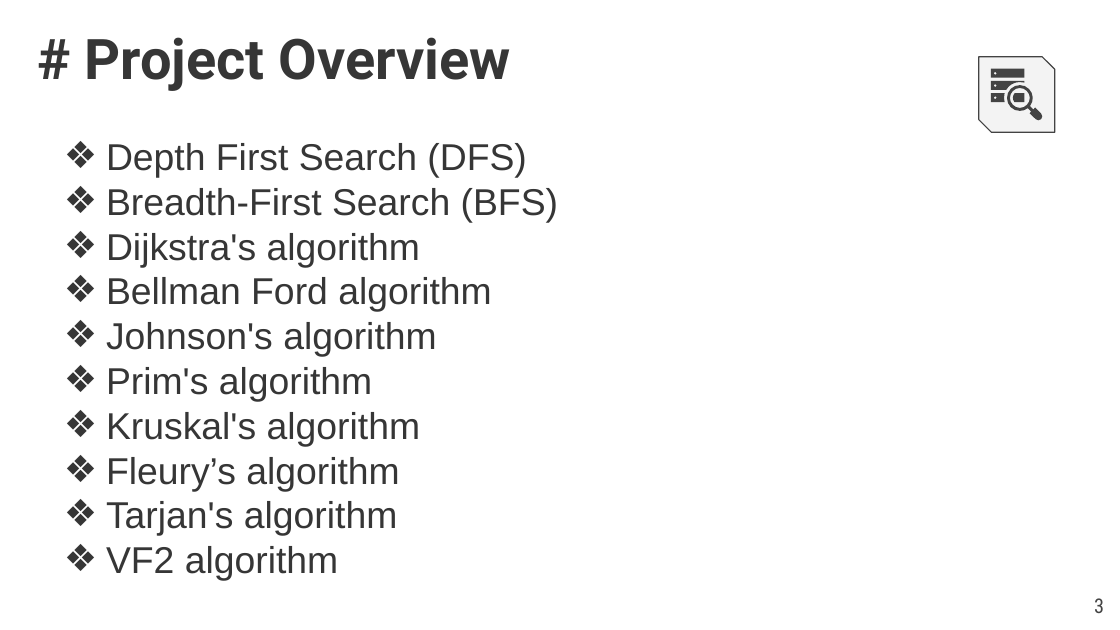
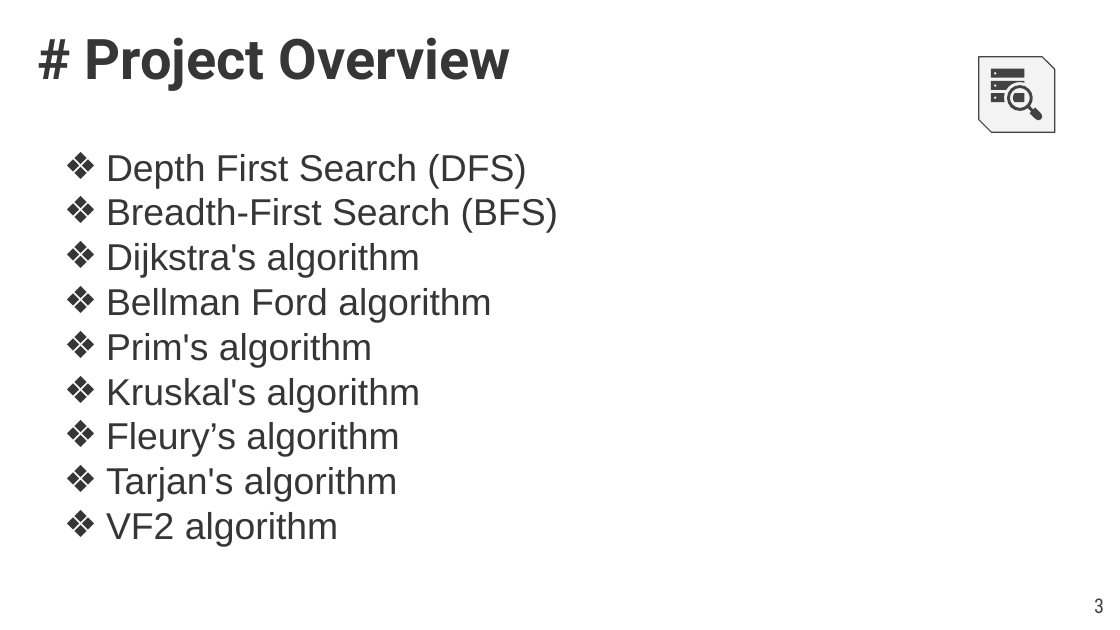
Before and after one commit to Rafid13iit/SPL_1, a slide deck: slide 3 of SPL1_FinalExam_slides.pptx. Drawn at 1120x630 pixels with LibreOffice and Linux fonts; fonts in the diff are those of the drawing; background and template pictures are left out. Boxes give left, top, right and bottom in pixels: in the first picture for what was removed or moved away, otherwise in the second. Text is boxed around its words. In the diff, an @@ line names an element or a change of style, - is before the commit and + after.

```diff
--- a/SPL1_FinalExam_slides.pptx
+++ b/SPL1_FinalExam_slides.pptx
@@ text "Depth First Search (DFS)": place and size @@
-text "Depth First Search (DFS)" at (106,143,558,581)
+text "Depth First Search (DFS)" at (106,154,558,547)
@@ text at (106,322,436,357): paragraph removed @@
-❖ Johnson's algorithm
```
Also in this commit, not shown: 1 other slide changed, 3 other files.
